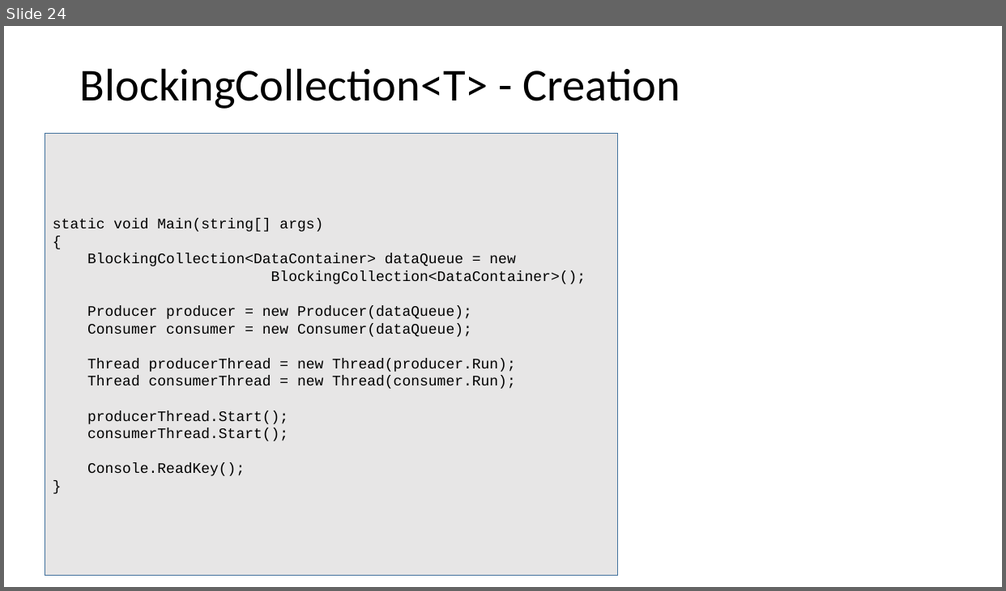
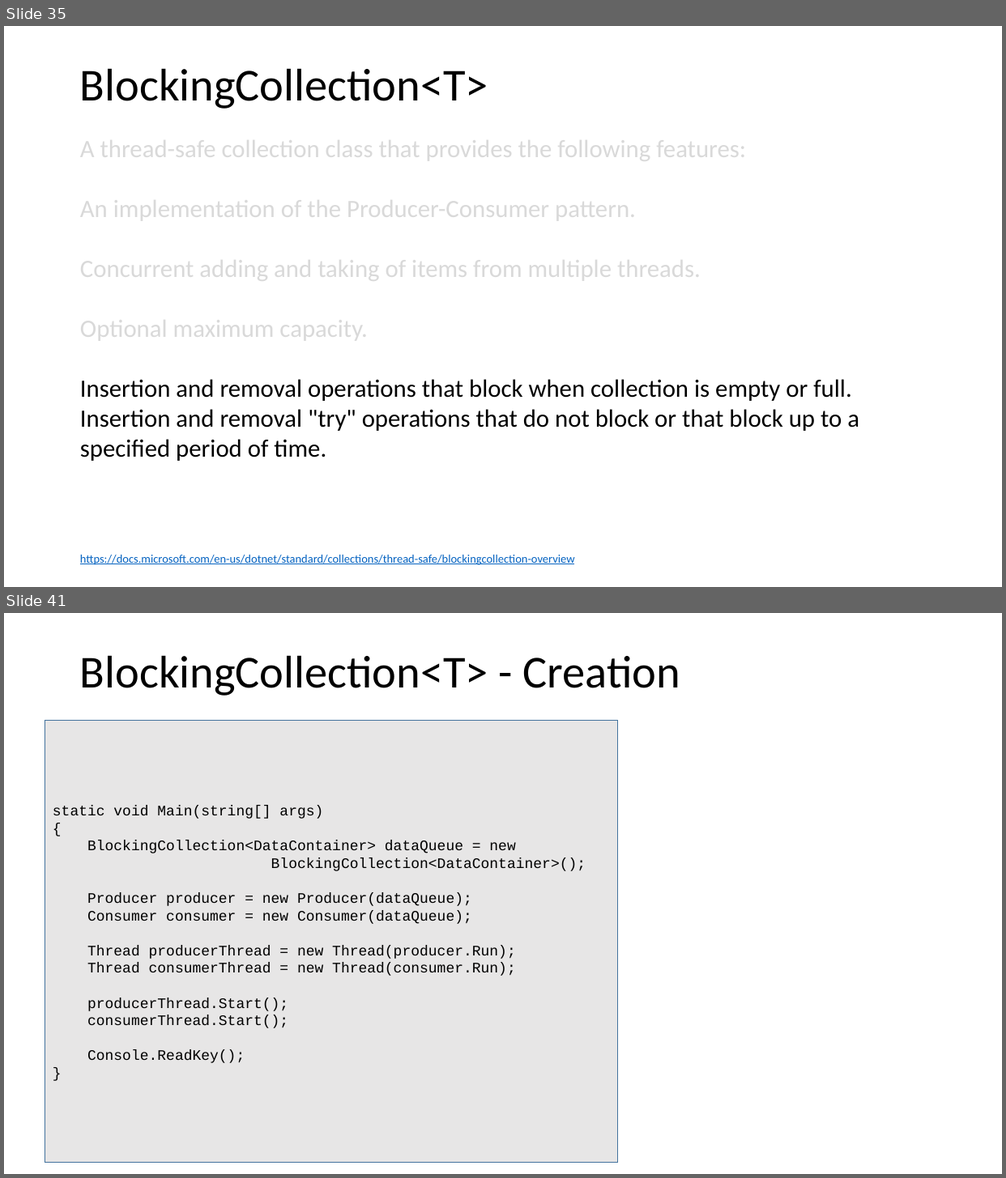
Before and after one commit to codesmurf/st3its3_teaching, a slide deck: 08 Thread Synchronization 2/Thread Synchronization pt 2.pptx. Shown one above the other, each under a label of ours: slide 24 before the commit, slides 35 and 41 after it; the slides between them are not shown. The pictures are 1006x591 and 1006x1178 pixels, drawn with LibreOffice and Linux fonts; fonts in the diff are those of the drawing. Boxes give left, top, right and bottom in pixels: in the first picture for what was removed or moved away, otherwise in the second. Text is boxed around its words. In the diff, an @@ line names an element or a change of style, - is before the commit and + after.

Commit message:
slides update to thread sync pt 2

```diff
--- a/08 Thread Synchronization 2/Thread Synchronization pt 2.pptx
+++ b/08 Thread Synchronization 2/Thread Synchronization pt 2.pptx
@@ slide 35 added at <box>4,26,1002,587</box>, background #FFFFFF @@
@@ title added at <box>80,68,488,109</box>, 44 pt, text #000000 @@
+BlockingCollection<T>
@@ text added at <box>80,134,859,461</box>, 24 pt, text #D9D9D9 @@
+A thread-safe collection class that provides the following features:
+An implementation of the Producer-Consumer pattern.
+Concurrent adding and taking of items from multiple threads.
+Optional maximum capacity.
+Insertion and removal operations that block when collection is empty or full.
+Insertion and removal "try" operations that do not block or that block up to a specified period of time.
@@ text added at <box>80,555,575,565</box>, 11.2 pt, text #0563C1, underline @@
+https://docs.microsoft.com/en-us/dotnet/standard/collections/thread-safe/blockingcollection-overview
@@ what was slide 24 is now slide 41 @@
```
Also in this commit, not shown: 14 slides changed, 18 other slides added, 1 other file.
